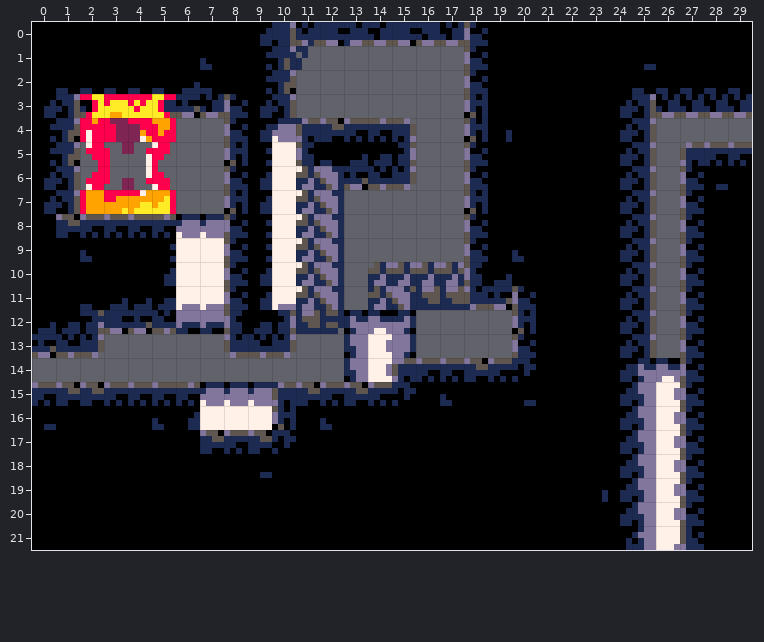
A Tiled map gets an edit: data/maps/room07.tmx. The picture above is the old version.
Cells are 8x8 px. Shown: x 0..29, y 0..21.
After:
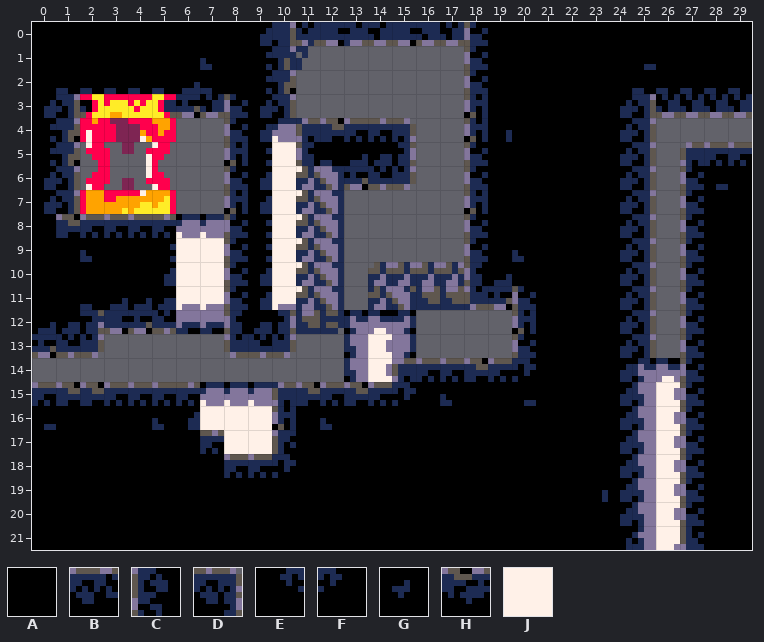
Key: from "tileset": A 0, B 1, C 2 flipped left-right, D 3, E 4, F 4 flipped left-right, G 9, H 10, J 18 "heat".
_ is an empty cell.
Tiles replaced or removed in this view: A, B, F, G, H.
The exact change:
Changed rows in their new state; . is an unchanged cell.
Layer "Tiles":
first column x 7:
18 DJJC
19 EBBF
Changed places in both pictures, as pixel boxes (x1, y1, x2, y2):
changed: (200, 430, 296, 478)
